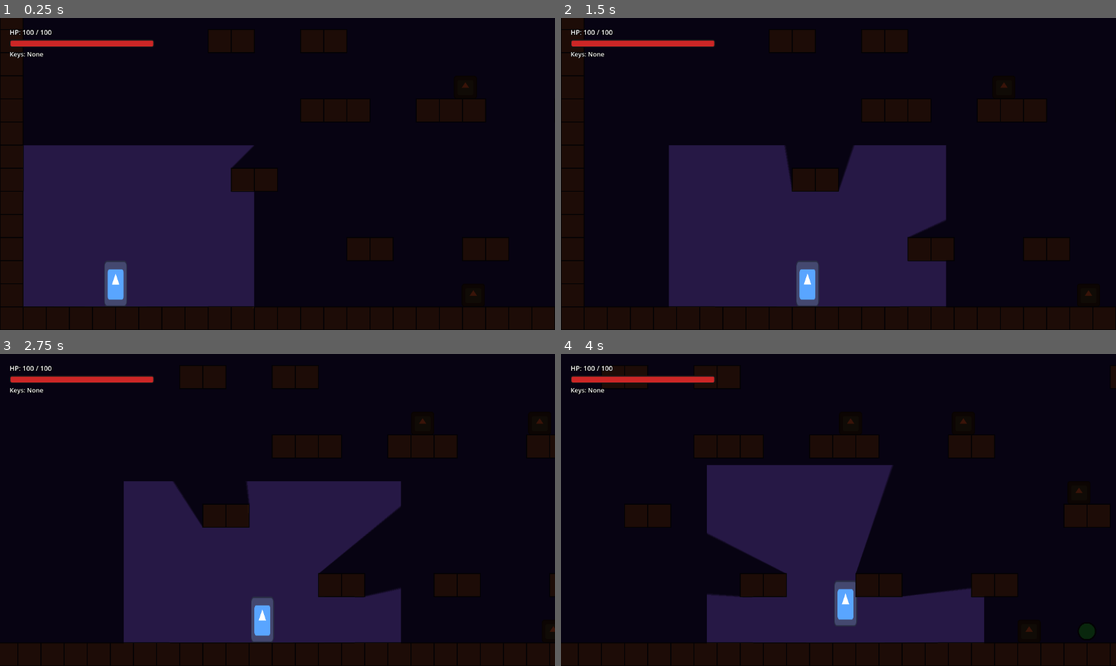
Above: before the commit, frames 1-4 (two rows, left to right).
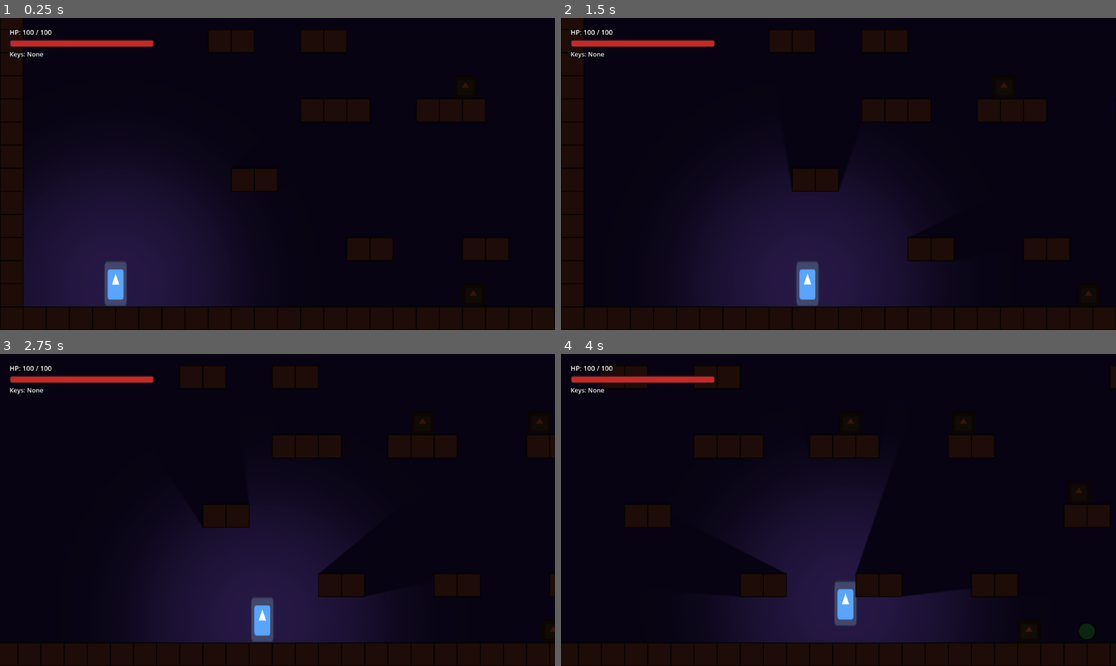
Above: after the commit, the same moments.

Repository: hikarirainbow/New-Project
Game: Godot game, scene res://scenes/levels/sandbox_level.tscn
Two runs of this game, one before a commit and one after it. Both use one fixed random seed, a clock stepped at 60 frames per second and the inputs below. The engine's default icon, where the game draws it, is replaced by a stand-in: a white triangle on a blue panel in a dark square.
Inputs:
- Up to frame 1 (0.25 s): no input
- Up to frame 2 (1.5 s): tap Enter at 0.5 s; hold D (move_right) from 0.53 s (still down); tap X (attack) at 0.6 s; tap Space (jump) at 0.77 s; tap C (dash) at 1.35 s
- Up to frame 3 (2.75 s): tap Space (jump) at 1.52 s; release D (move_right) at 2.03 s; hold A (move_left) from 2.03 s (still down); tap X (attack) at 2.1 s
- Up to frame 4 (4 s): release A (move_left) at 2.78 s; hold D (move_right) from 2.78 s (still down); tap C (dash) at 2.85 s; tap Space (jump) at 3.02, 3.77 s; tap X (attack) at 3.6 s

The runs differ from the first frame. In frame 1, 8.8% of the frame differs, in the area x 4-46%, y 40-93%; in frame 2, 11%, in the area x 19-70%, y 40-93%; in frame 3, 9.8%; in frame 4, 7.6%.

Commit message:
feat: increase PointLight2D range to 600px, implement cubic smoothstep gradient transition blending into ambient purple

Diff:
--- a/scenes/player/player.gd
+++ b/scenes/player/player.gd
@@ -276,23 +276,41 @@
 		# Vẽ hình chữ nhật màu xanh dương bán trong suốt cao 10px (từ Y = -5 đến 5)
 		draw_rect(Rect2(x_pos, -5.0, 50.0, 10.0), Color(0.15, 0.15, 0.85, 0.6))
 
-# Thiết lập PointLight2D phát sáng
+# Thiết lập PointLight2D phát sáng với thuật toán Smoothstep
 func _setup_player_light():
 	var light = PointLight2D.new()
 	light.name = "PlayerLight"
 
-	# Tạo texture dạng hình tròn chuyển sắc từ trắng sang trong suốt
 	var gradient = Gradient.new()
-	gradient.add_point(0.0, Color(1.0, 1.0, 1.0, 1.0))
-	gradient.add_point(1.0, Color(1.0, 1.0, 1.0, 0.0))
+	gradient.interpolation_mode = Gradient.GRADIENT_INTERPOLATE_CUBIC
+
+	# Thiết lập 2 điểm biên trước
+	gradient.set_color(0, Color(1.0, 1.0, 1.0, 1.0))
+	gradient.set_color(1, Color(0.25, 0.18, 0.35, 0.0)) # Hòa vào màu tím của CanvasModulate ở rìa
+
+	# Thuật toán sinh điểm trung gian tạo đường cong Smoothstep (3t^2 - 2t^3)
+	for i in range(1, 10):
+		var t = i / 10.0
+		var factor = 1.0 - (3.0 * (t * t) - 2.0 * (t * t * t))
+		var color = Color(1.0, 1.0, 1.0, factor)
+		if t > 0.5:
+			# Pha trộn màu tím ở nửa ngoài tầm nhìn để chuyển sắc tự nhiên hơn
+			var blend_ratio = (t - 0.5) * 2.0
+			color = Color(
+				lerp(1.0, 0.25, blend_ratio),
+				lerp(1.0, 0.18, blend_ratio),
+				lerp(1.0, 0.35, blend_ratio),
+				factor
+			)
+		gradient.add_point(t, color)
 
 	var grad_tex = GradientTexture2D.new()
 	grad_tex.gradient = gradient
 	grad_tex.fill = GradientTexture2D.FILL_RADIAL
 	grad_tex.fill_from = Vector2(0.5, 0.5)
 	grad_tex.fill_to = Vector2(1.0, 0.5)
-	grad_tex.width = 384
-	grad_tex.height = 384
+	grad_tex.width = 600 # Tầm nhìn lớn hơn (600px)
+	grad_tex.height = 600
 
 	light.texture = grad_tex
 	light.shadow_enabled = true
Not shown, changed: codex/game_dev_script.md
Not shown, changed: codex/project_scope.md
